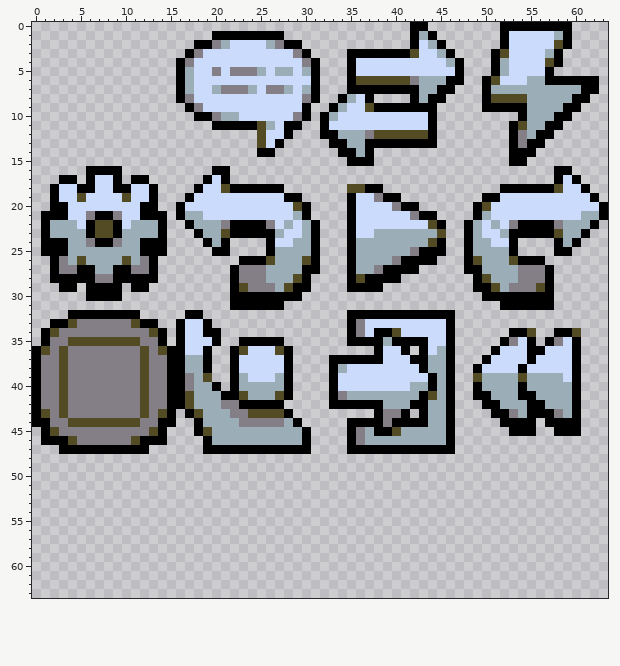
Two states of a pixel-art file, resources/editor/dialogue.aseprite. Above: the version before the commit.
64x64 pixels, 1 frame.
After the commit:
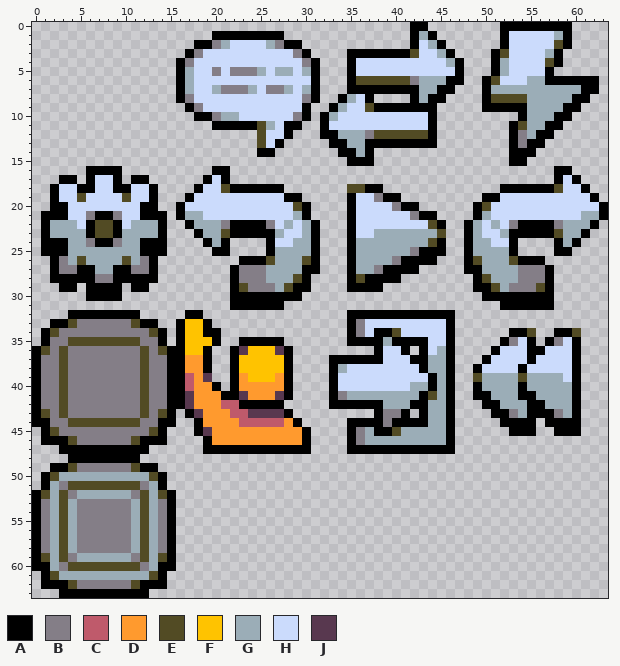
Palette (. is transparent): A #000000  B #847e87  C #bf5a6b  D #ff9a2e  E #524b24  F #ffc300  G #9badb7  H #cbdbfc  J #58384f
From the commit log: dialogue render graph
Changes in this commit:
@@ x 0..31 @@
 32 ....AAAAAAAA.....AA.............
-33 ..AAEBBBBBBEAA..AHHA............
-34 .AEBBBBBBBBBBEA.AHHAA...........
-35 .ABBEEEEEEEEBBA.AHHHA..AAAAA....
-36 AEBEBBBBBBBBEBEAAHHA..AEHHHEA...
-37 ABBEBBBBBBBBEBBAAGGA..AHHHHHA...
-38 ABBEBBBBBBBBEBBAAGGA..AHHHHHA...
-39 ABBEBBBBBBBBEBBAABGE..AGHHHGA...
-40 ABBEBBBBBBBBEBBAABGGA.AGGGGGA...
-41 ABBEBBBBBBBBEBBAAEGGGAAEGGGEA...
-42 ABBEBBBBBBBBEBBAAEGGGBBAAAAA....
-43 AEBEBBBBBBBBEBEA.AEGGGBBEEEEA...
-44 AABBEEEEEEEEBBAA..AGGGGBBBBBGA..
-45 .AEBBBBBBBBBBEA...AEGGGGGGGGGGA.
-46 .AAAEBBBBBBEAAA....AGGGGGGGGGGA.
+33 ..AAEBBBBBBEAA..AFFA............
+34 .AEBBBBBBBBBBEA.AFFAA...........
+35 .ABBEEEEEEEEBBA.AFFFA..AAAAA....
+36 AEBEBBBBBBBBEBEAAFFA..AJFFFJA...
+37 ABBEBBBBBBBBEBBAADDA..AFFFFFA...
+38 ABBEBBBBBBBBEBBAADDA..AFFFFFA...
+39 ABBEBBBBBBBBEBBAACDJ..ADFFFDA...
+40 ABBEBBBBBBBBEBBAACDDA.ADDDDDA...
+41 ABBEBBBBBBBBEBBAAJDDDAAJDDDJA...
+42 ABBEBBBBBBBBEBBAAJDDDCCAAAAA....
+43 AEBEBBBBBBBBEBEA.AJDDDCCJJJJA...
+44 AABBEEEEEEEEBBAA..ADDDDCCCCCDA..
+45 .AEBBBBBBBBBBEA...AJDDDDDDDDDDA.
+46 .AAAEBBBBBBEAAA....ADDDDDDDDDDA.
 47 ...AAAAAAAAAA......AAAAAAAAAAAA.
-48 ................................
-49 ................................
-50 ................................
-51 ................................
-52 ................................
-53 ................................
-54 ................................
-55 ................................
-56 ................................
-57 ................................
-58 ................................
-59 ................................
-60 ................................
-61 ................................
-62 ................................
-63 ................................
+48 ....AAAAAAAA....................
+49 ..AAEBBBBBBEAA..................
+50 .AEGGGGGGGGGGEA.................
+51 .AGBEEEEEEEEBGA.................
+52 AEGEBGGGGGGBEGEA................
+53 ABGEGBBBBBBGEGBA................
+54 ABGEGBBBBBBGEGBA................
+55 ABGEGBBBBBBGEGBA................
+56 ABGEGBBBBBBGEGBA................
+57 ABGEGBBBBBBGEGBA................
+58 ABGEGBBBBBBGEGBA................
+59 AEGEBGGGGGGBEGEA................
+60 AAGBEEEEEEEEBGAA................
+61 .AEGGGGGGGGGGEA.................
+62 .AAAEBBBBBBEAAA.................
+63 ...AAAAAAAAAA...................
